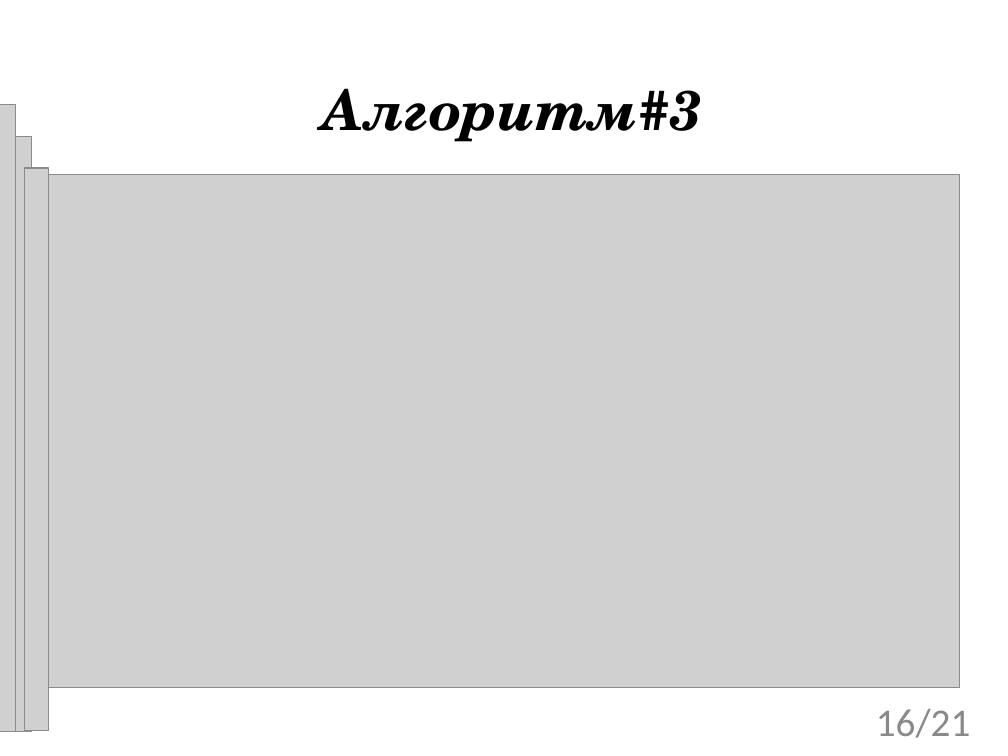
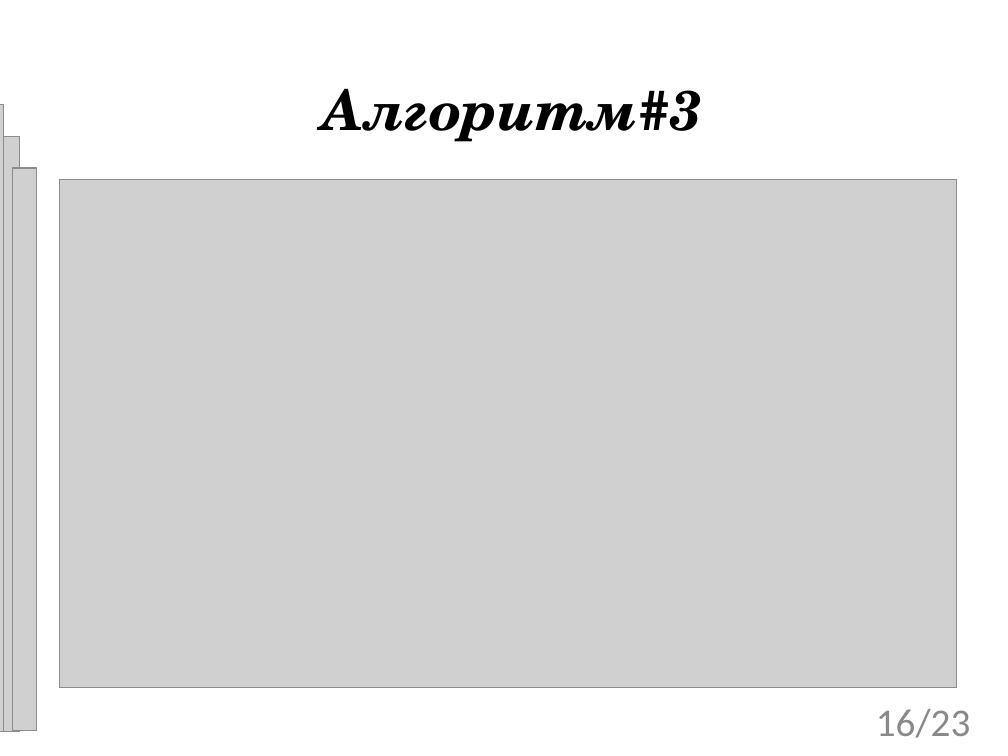
Before and after one commit to tom-trix/SynchAlgorithms, a slide deck: slide 16 of text/Mitrakov.ppt. Drawn at 1008x756 pixels with LibreOffice and Linux fonts; fonts in the diff are those of the drawing; grey boxes stand for pictures; background and template pictures are left out. Boxes give left, top, right and bottom in pixels: in the first picture for what was removed or moved away, otherwise in the second. Text is boxed around its words. In the diff, an @@ line names an element or a change of style, - is before the commit and + after.

```diff
--- a/text/Mitrakov.ppt
+++ b/text/Mitrakov.ppt
@@ 3 pictures: place and size @@
-3 pictures at [0, 105, 48, 731]
+3 pictures at [0, 105, 36, 731]
@@ picture: place and size @@
-picture at [47, 174, 960, 687]
+picture at [59, 179, 956, 687]
@@ page number at [876, 709, 970, 738]: text changed @@
-16/21
+16/23
```
Also in this commit, not shown: 18 other slides changed, 4 slides added, 4 slides removed, 1 other file.
